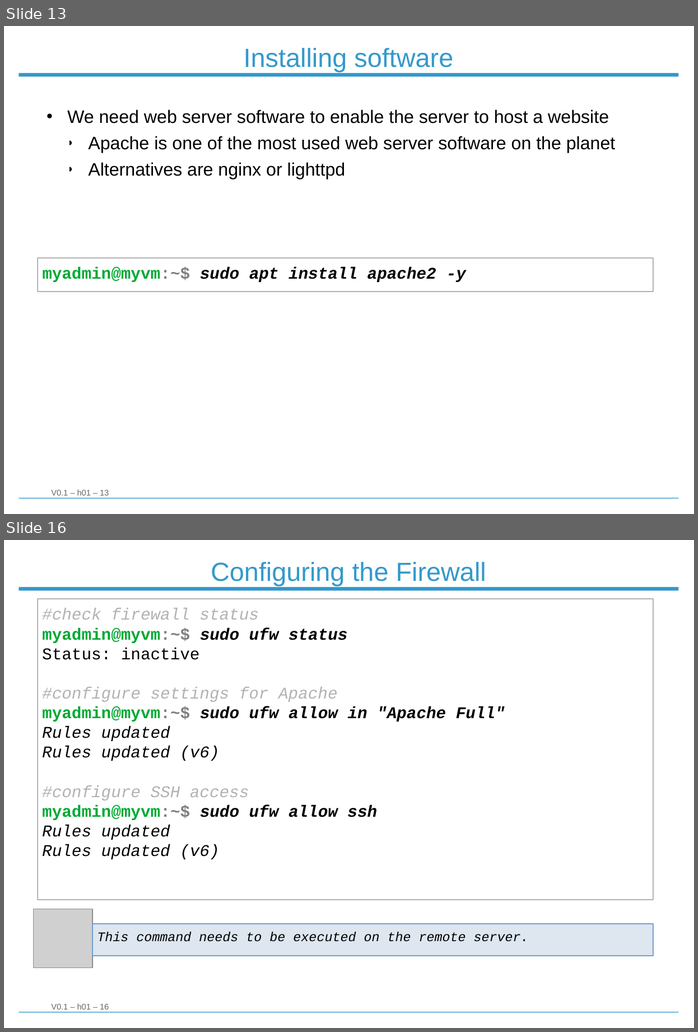
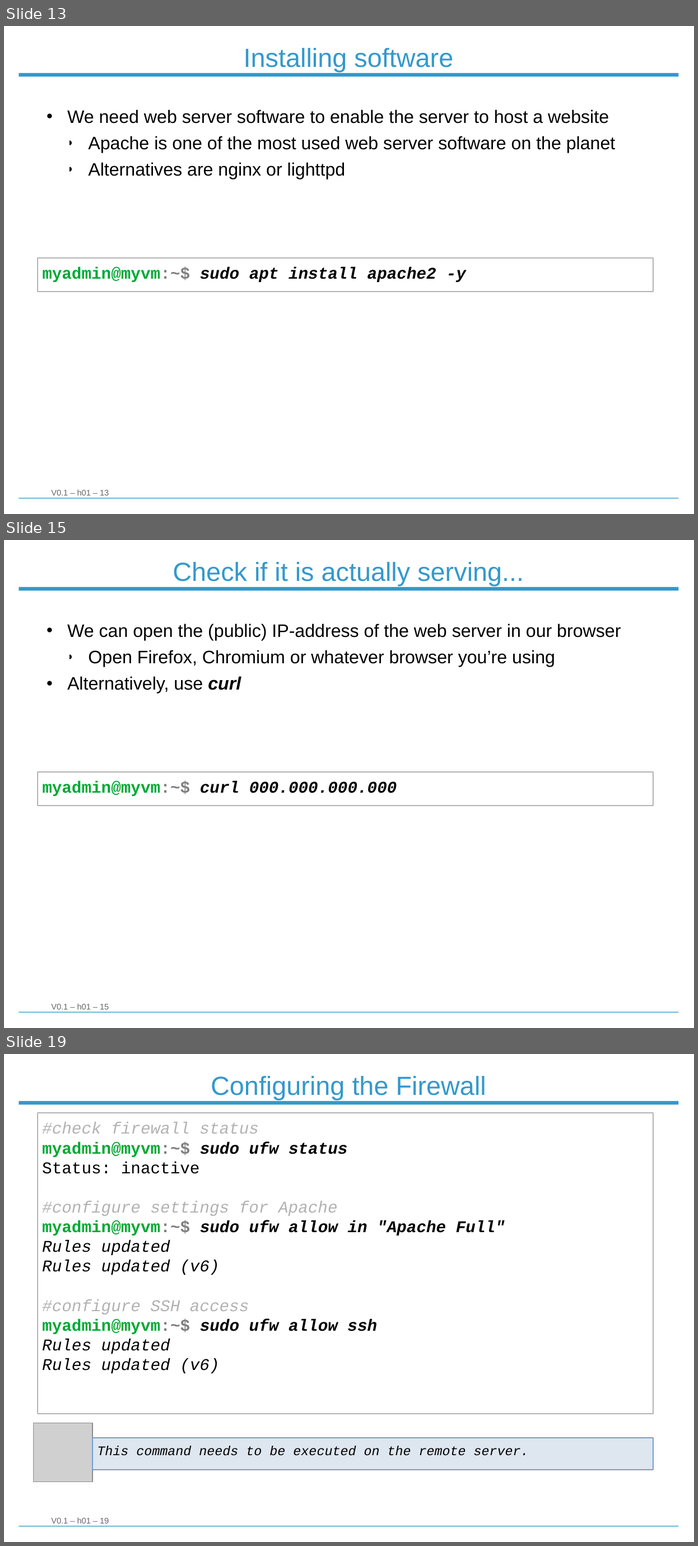
Before and after one commit to Strobodov/workshop_linux_server, a slide deck: Workshop_Linux_Server_101.odp. Shown one above the other, each under a label of ours: slides 13 and 16 before the commit, slides 13, 15 and 19 after it; the slides between them are not shown. The pictures are 698x1032 and 698x1546 pixels, drawn with LibreOffice and Linux fonts; fonts in the diff are those of the drawing; grey boxes stand for pictures; background and template pictures are left out. Boxes give left, top, right and bottom in pixels: in the first picture for what was removed or moved away, otherwise in the second. Text is boxed around its words. In the diff, an @@ line names an element or a change of style, - is before the commit and + after.

```diff
--- a/Workshop_Linux_Server_101.odp
+++ b/Workshop_Linux_Server_101.odp
@@ slide 15 added at <box>4,540,694,1028</box>, background #FFFFFF; not listed: 3 template elements that a slide beside it also shows @@
@@ title added at <box>173,562,524,586</box>, 32 pt, text #3399CC @@
+Check if it is actually serving...
@@ text added at <box>67,623,621,693</box>, 22 pt, text #000000 @@
+● We can open the (public) IP-address of the web server in our browser
+  ◗ Open Firefox, Chromium or whatever browser you’re using
+● Alternatively, use curl
@@ rectangle added at <box>38,772,653,805</box>, outline #B3B3B3 1.42 pt, 20 pt, text #000000, bold, italic @@
+myadmin@myvm:~$ curl 000.000.000.000
@@ what was slide 16 is now slide 19 @@
```
Also in this commit, not shown: 7 slides changed, 2 other slides added, 2 slides removed.
